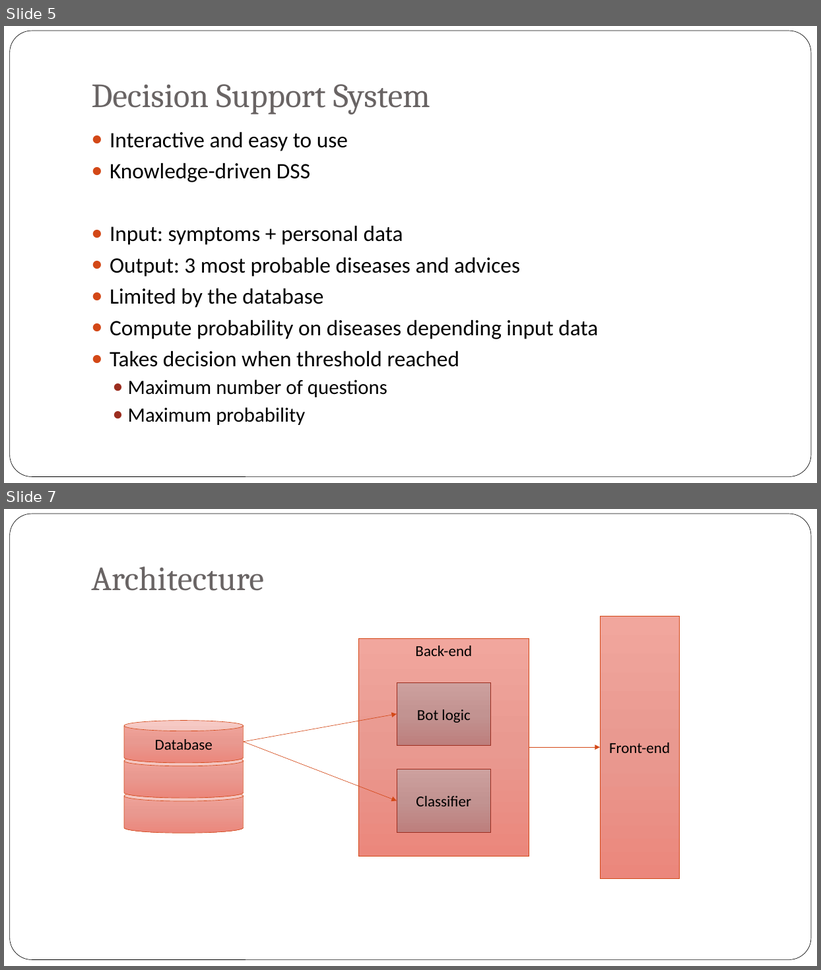
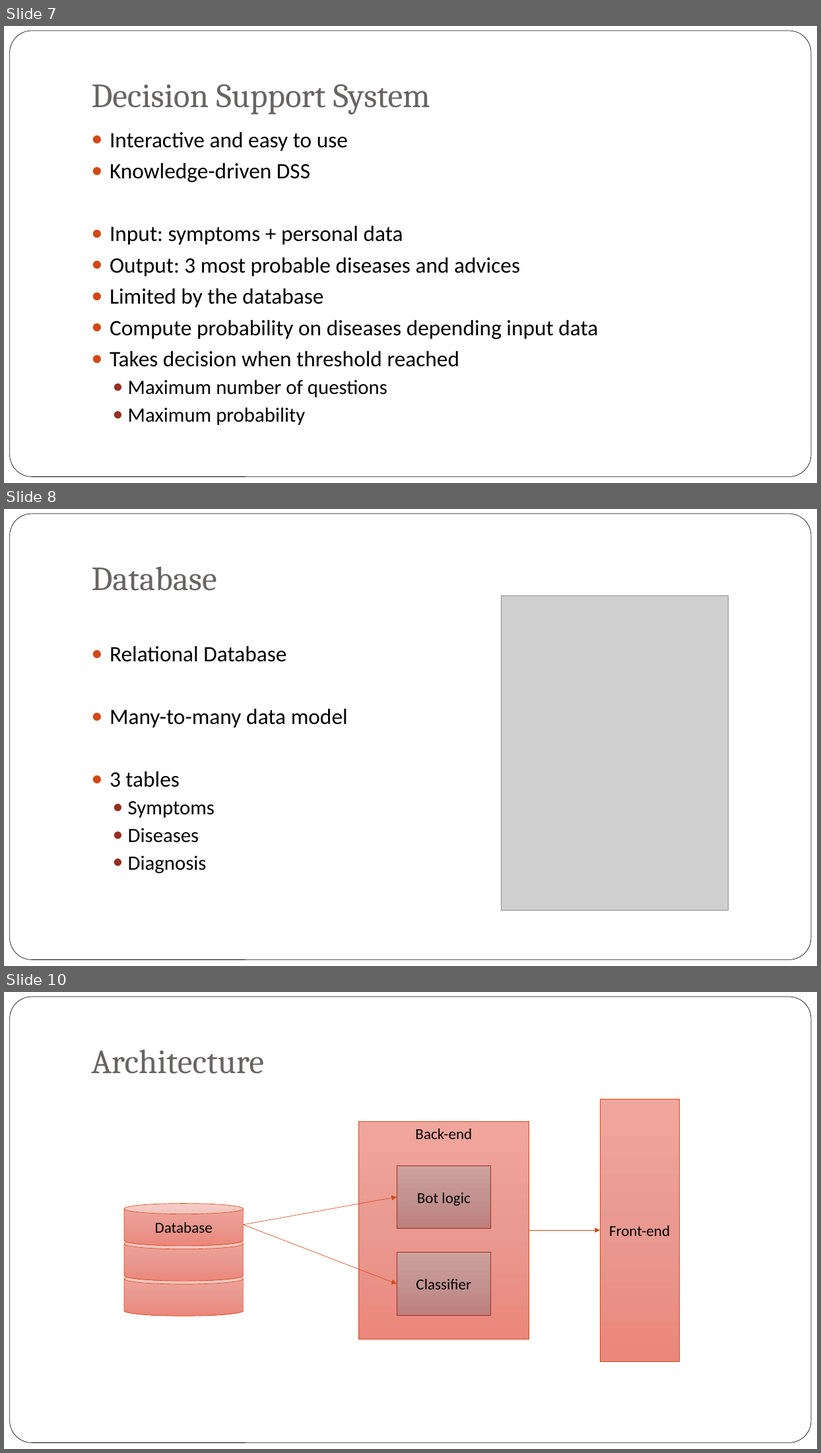
Before and after one commit to rsasov/DecisionSupportSystems, a slide deck: Health_Care_Bot.pptx. Shown one above the other, each under a label of ours: slides 5 and 7 before the commit, slides 7, 8 and 10 after it; the slides between them are not shown. The pictures are 821x970 and 821x1453 pixels, drawn with LibreOffice and Linux fonts; fonts in the diff are those of the drawing; grey boxes stand for pictures; background and template pictures are left out. Boxes give left, top, right and bottom in pixels: in the first picture for what was removed or moved away, otherwise in the second. Text is boxed around its words. In the diff, an @@ line names an element or a change of style, - is before the commit and + after.

```diff
--- a/Health_Care_Bot.pptx
+++ b/Health_Care_Bot.pptx
@@ slide 8 added at box(4, 509, 817, 966), background picture (left out); not listed: 1 template element that a slide beside it also shows @@
@@ title added at box(91, 566, 217, 591), 40 pt, text #696464 @@
+Database
@@ picture added at box(502, 595, 729, 910) @@
@@ text added at box(110, 646, 348, 874), 26 pt, text #000000 @@
+● Relational Database
+● Many-to-many data model
+● 3 tables
+  ● Symptoms
+  ● Diseases
+  ● Diagnosis
@@ what was slide 5 is now slide 7 @@
@@ what was slide 7 is now slide 10 @@
```
Also in this commit, not shown: 3 slides changed, 4 other slides added, 1 slide removed.
